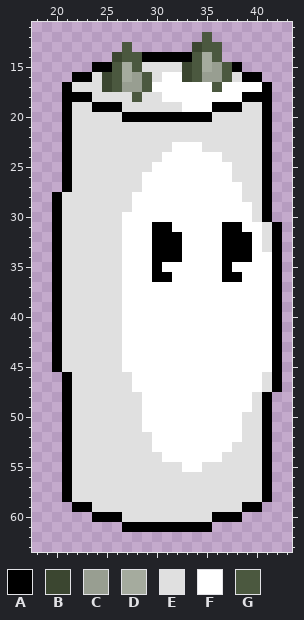
Pixel-art sprite: Assets/Resources/Characters/Sandbag/Sprites/sandbag.png. Above: the version before the commit.
The file is 64x64 pixels. Shown: x 18..43, y 11..63.
Palette (. is transparent): A #000000  B #3b4630  C #989e91  D #a5ab9e  E #e0e0e0  F #ffffff  G #4b583f
The same view after the edit:
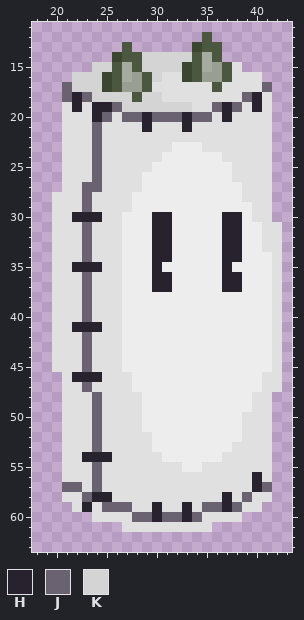
Colours new in this view: H #27222d  J #6a6271  K #d4d4d4
What changed:
colour F: #ffffff -> #ededed
Changed rows in their new state; - is a pixel that keeps its letter.
first column x 20:
14 ---------KKKKK---------
15 ----KK---KKKK-----E----
16 --KKK-----KEE------EE--
17 -JKKK-----EEEEEE-EEEEJ-
18 -JHJKKKK-KKEEEEEEEEJHE-
19 -EH-HHJKKKKKKKEEJHJ-HE-
20 -E--HJ-JJHJJJHJJ-H---E-
21 -E--J----H---H-------E-
22 -E--J----------------E-
23 -E--J----------------E-
24 -E--J----------------E-
25 -E--J----------------E-
26 -E--J----------------E-
27 -E-JJ----------------E-
28 E--J-----------------E-
29 E--J-----------------E-
30 E-HHH-----HH-----HH--E-
31 E--J------HH-----HH---E
32 E--J------HHF----HHF--E
33 E--J------HHF----HHF--E
34 E--J------HHF----HHF--E
35 E-HHH-----H------H----E
36 E--J------HH-----HH---E
37 E--J------HH-----HH---E
38 E--J------------------E
39 E--J------------------E
40 E--J------------------E
41 E-HHH-----------------E
42 E--J------------------E
43 E--J------------------E
44 E--J------------------E
45 E--J------------------E
46 -EHHH-----------------E
47 -E-J------------------E
48 -E--J----------------E-
49 -E--J----------------E-
50 -E--J----------------E-
51 -E--J----------------E-
52 -E--J----------------E-
53 -E--J----------------E-
54 -E-HHH---------------E-
55 -E--J----------------E-
56 -E--J---------------HE-
57 -JJ-J---------------HJ-
58 -E-JHH-----------H-J-E-
59 --EH-JJJ--H--H-JJHJEE--
60 ----EEE-JJHJJHJ-EEE----
61 -------EEEEEEEEE-------
Pixel boxes of the changes (left, top, right, bottom) in both pictures:
changed: (52, 52, 282, 532)
